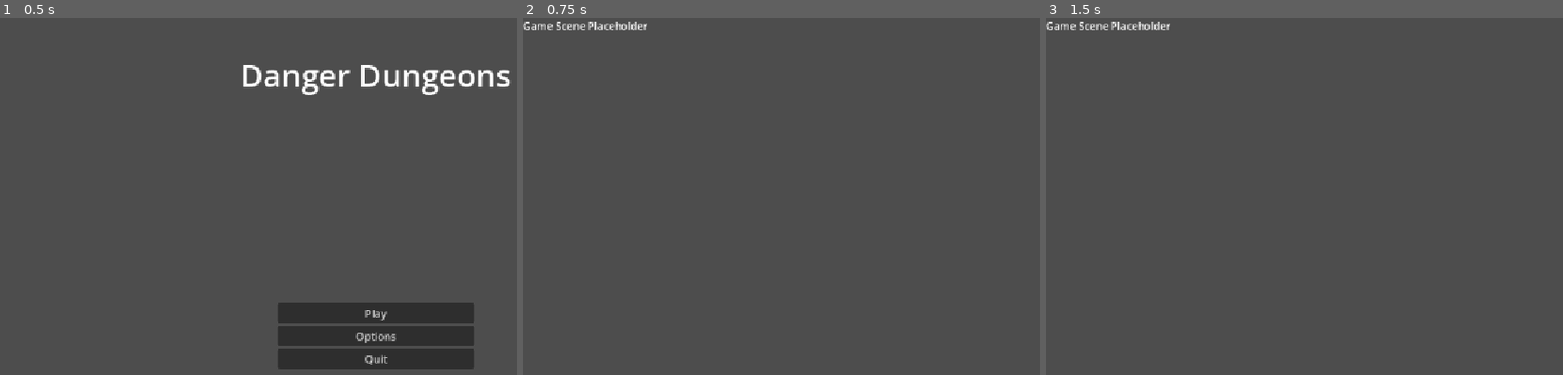
Above: before the commit, frames 1-3 (left to right).
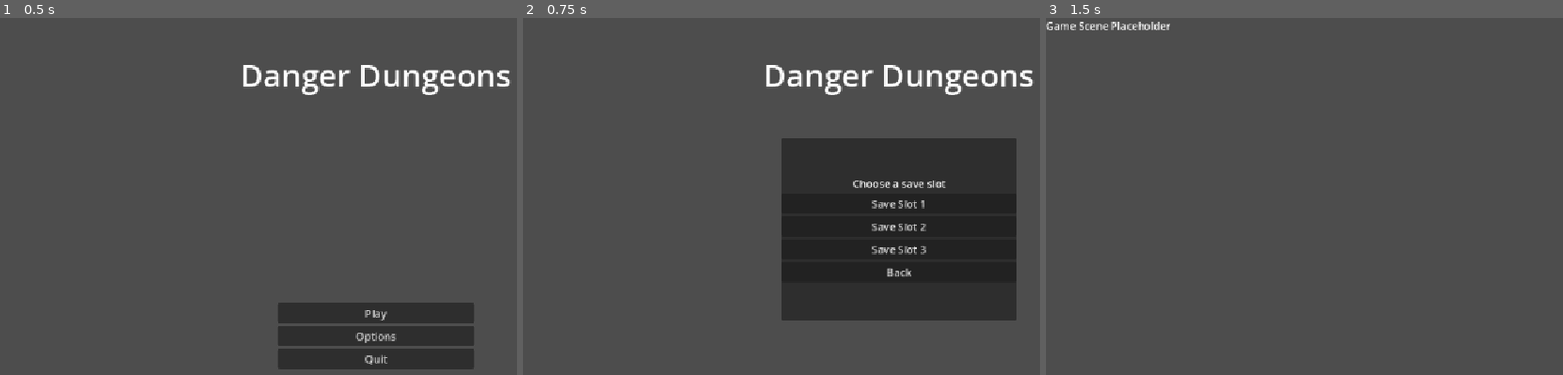
Above: after the commit, the same moments.

Repository: pwfvanzyl-source/Danger-dungeons
Game: Godot game, scene res://scenes/MainMenu.tscn
Same seed, same stepped clock (60 frames per second), same inputs: the game is played once before the commit and once after it.
Inputs (mouse positions are in pixels of both pictures, inside the frame that each line leads up to):
- Up to frame 1 (0.5 s): no input
- Up to frame 2 (0.75 s): click "Play" at 0.5 s
- Up to frame 3 (1.5 s): click (1423, 203) at 1.25 s, where only the run after the commit has a clickable "Save Slot 1"

Frame 1 is identical in both runs. In frame 2, 25% of the frame differs, in the area x 0-99%, y 1-85%; in frame 3, nothing differs.

Commit message:
modified:   scenes/MainMenu.gd 	modified:   scenes/MainMenu.tscn

Diff:
--- a/scenes/MainMenu.gd
+++ b/scenes/MainMenu.gd
@@ -1,19 +1,50 @@
 extends Control
 
+var main_menu_container: VBoxContainer
+var save_slots_panel: PanelContainer
+var save_slots_container: VBoxContainer
+
 func _ready() -> void:
+	main_menu_container = $Menu
+	save_slots_panel = $SaveSlotsPanel
+	save_slots_container = $SaveSlotsPanel/VBoxContainer
+
 	var play_button: Button = $Menu/PlayButton
 	var options_button: Button = $Menu/OptionsButton
 	var quit_button: Button = $Menu/QuitButton
+	var back_button: Button = $SaveSlotsPanel/VBoxContainer/BackButton
 
 	play_button.pressed.connect(_on_play_pressed)
 	options_button.pressed.connect(_on_options_pressed)
 	quit_button.pressed.connect(_on_quit_pressed)
+	back_button.pressed.connect(_on_back_pressed)
+
+	for slot_index in range(1, 4):
+		var slot_button: Button = save_slots_container.get_node("Slot%sButton" % slot_index)
+		slot_button.pressed.connect(_on_save_slot_pressed.bind(slot_index))
+
+	show_main_menu()
+
+func show_main_menu() -> void:
+	main_menu_container.visible = true
+	save_slots_panel.visible = false
+
+func show_save_slots() -> void:
+	main_menu_container.visible = false
+	save_slots_panel.visible = true
 
 func _on_play_pressed() -> void:
+	show_save_slots()
+
+func _on_save_slot_pressed(slot_index: int) -> void:
+	print("Starting game in save slot %d" % slot_index)
 	var game_scene: String = "res://scenes/game.tscn"
 	var err: int = get_tree().change_scene_to_file(game_scene)
 	if err != OK:
 		push_error("Failed to change scene to %s" % game_scene)
+
+func _on_back_pressed() -> void:
+	show_main_menu()
 
 func _on_options_pressed() -> void:
 	print("Options pressed - not implemented yet")
--- a/scenes/MainMenu.tscn
+++ b/scenes/MainMenu.tscn
@@ -52,3 +52,43 @@
 [node name="QuitButton" type="Button" parent="Menu"]
 layout_mode = 2
 text = "Quit"
+
+[node name="SaveSlotsPanel" type="PanelContainer" parent="."]
+visible = false
+layout_mode = 1
+anchors_preset = 8
+anchor_left = 0.5
+anchor_top = 0.5
+anchor_right = 0.5
+anchor_bottom = 0.5
+offset_left = -180.0
+offset_top = -140.0
+offset_right = 180.0
+offset_bottom = 140.0
+grow_horizontal = 2
+grow_vertical = 2
+
+[node name="VBoxContainer" type="VBoxContainer" parent="SaveSlotsPanel"]
+layout_mode = 2
+alignment = 1
+
+[node name="Label" type="Label" parent="SaveSlotsPanel/VBoxContainer"]
+layout_mode = 2
+text = "Choose a save slot"
+horizontal_alignment = 1
+
+[node name="Slot1Button" type="Button" parent="SaveSlotsPanel/VBoxContainer"]
+layout_mode = 2
+text = "Save Slot 1"
+
+[node name="Slot2Button" type="Button" parent="SaveSlotsPanel/VBoxContainer"]
+layout_mode = 2
+text = "Save Slot 2"
+
+[node name="Slot3Button" type="Button" parent="SaveSlotsPanel/VBoxContainer"]
+layout_mode = 2
+text = "Save Slot 3"
+
+[node name="BackButton" type="Button" parent="SaveSlotsPanel/VBoxContainer"]
+layout_mode = 2
+text = "Back"
